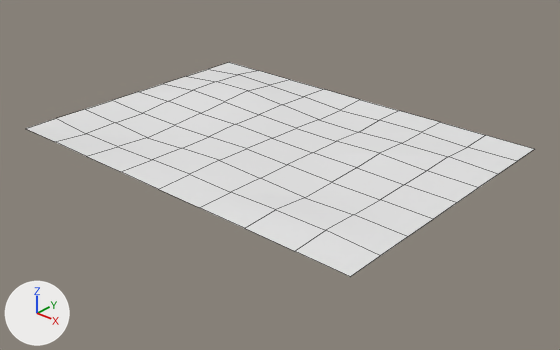
Two versions of the Blender file Models/blend/floor.blend, one commit apart.
One viewpoint serves both versions: a 50 mm lens placed at (16.1, -15.89, 10.3), pointed at (0.51, 1.81, -1.13). Arrows for +X, +Y and +Z are at lower left; the lights stay in place. Mesh edges are drawn as thin lines.
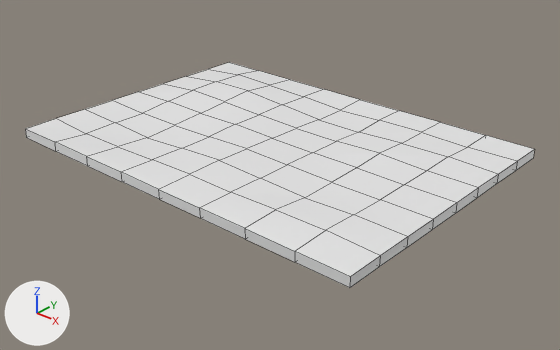
Edits to the scene script, one JSON object a line:
```json
{"block": "me_plane", "where": "# used by ob_plane; location = (0.0, 0.0, 0.0)"}
{"op": "remove", "block": "me_plane", "code": "me_plane.from_pydata(...)  # 81 vertices, 64 faces; spans x -7.0..7.0, y -3.01..7.0, z -0.15..0.19"}
{"op": "add", "block": "me_plane", "code": "me_plane.from_pydata(...)  # 162 vertices, 160 faces; spans x -7.01..7.0, y -3.03..7.01, z -0.49..0.19"}
{"block": "me_plane", "change": "me_plane part 1"}
{"block": "me_plane", "change": "70 vertices are added at x -7.01..7.0, y -3.03..7.01, z -0.49..-0.14"}
{"block": "me_plane", "change": "6 new vertices lie (0.0, 0.0, -0.33) away from vertices in x 0.0..7.0, y -3.01..7.0, z 0.0"}
{"block": "me_plane", "change": "5 new vertices lie (-0.01, 0.0, -0.33) away from vertices in x -7.0..7.0, y -1.76..3.25, z 0.0"}
{"block": "me_plane", "change": "96 new faces join them"}
```

Boxes (x1, y1, x2, y2) around the edits, measured in the pictures (560 x 350 px):
```json
{"object": "Plane", "change": "reshaped", "before": [26, 62, 534, 276], "after": [26, 62, 534, 288]}
{"part": 1, "of": "me_plane", "change": "added", "after": [26, 129, 534, 288]}
```
